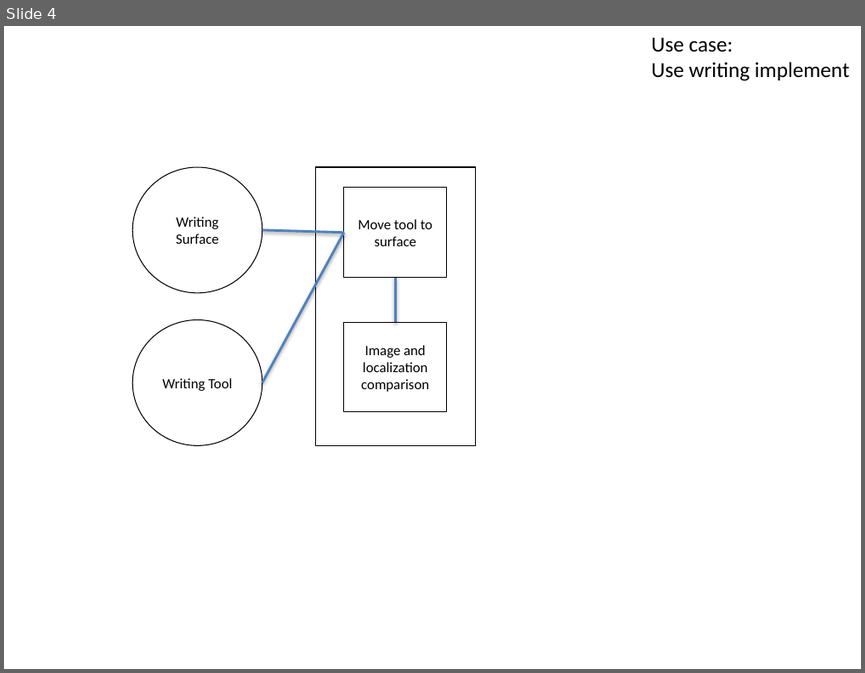
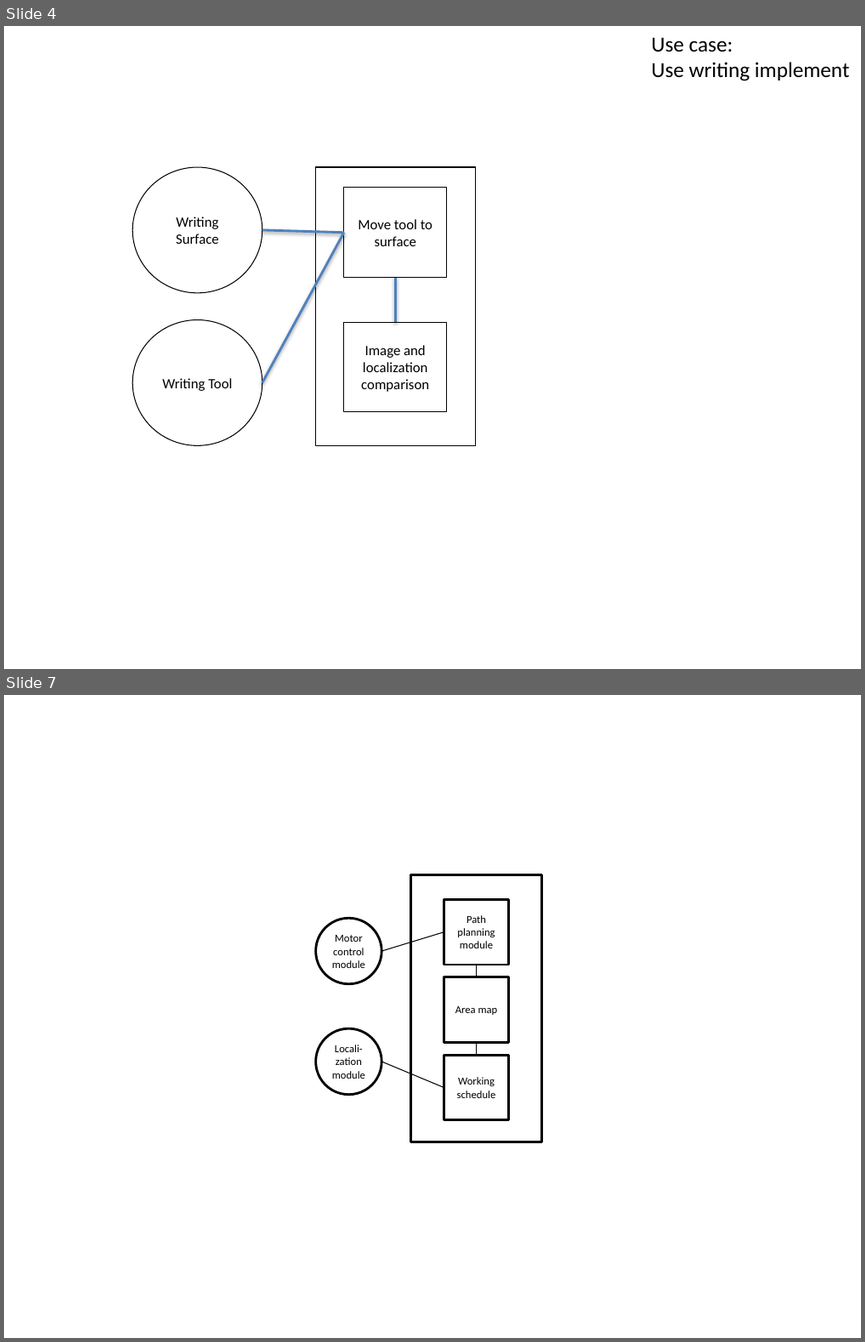
Before and after one commit to rachelholladay/robotics_capstone, a slide deck: requirements/examples/model_template.pptx. Shown one above the other, each under a label of ours: slide 4 before the commit, slides 4 and 7 after it; the slides between them are not shown. The pictures are 865x673 and 865x1342 pixels, drawn with LibreOffice and Linux fonts; fonts in the diff are those of the drawing. Boxes give left, top, right and bottom in pixels: in the first picture for what was removed or moved away, otherwise in the second. Text is boxed around its words. In the diff, an @@ line names an element or a change of style, - is before the commit and + after.

```diff
--- a/requirements/examples/model_template.pptx
+++ b/requirements/examples/model_template.pptx
@@ slide 7 added at <box>4,695,861,1338</box>, background #FFFFFF @@
@@ rectangle added at <box>411,875,541,1142</box>, outline #000000 2 pt @@
@@ ellipse added at <box>316,918,382,984</box>, fill #FFFFFF, outline #000000 2 pt, 9 pt, text #000000 @@
+Motor control module
@@ rectangle added at <box>443,900,509,965</box>, fill #FFFFFF, outline #000000 2 pt, 9 pt, text #000000 @@
+Path planning module
@@ line added from (443, 932) to (382, 951), #000000 0.75 pt @@
@@ line added from (476, 977) to (476, 965), #000000 0.75 pt @@
@@ rectangle added at <box>443,977,509,1042</box>, fill #FFFFFF, outline #000000 2 pt, 9 pt, text #000000 @@
+Area map
@@ ellipse added at <box>316,1028,382,1095</box>, fill #FFFFFF, outline #000000 2 pt, 9 pt, text #000000 @@
+Locali-zation module
@@ line added from (476, 1055) to (476, 1042), #000000 0.75 pt @@
@@ line added from (382, 1061) to (443, 1088), #000000 0.75 pt @@
@@ rectangle added at <box>443,1055,509,1120</box>, fill #FFFFFF, outline #000000 2 pt, 9 pt, text #000000 @@
+Working schedule
```
Also in this commit, not shown: 2 other slides added, 1 other file.
